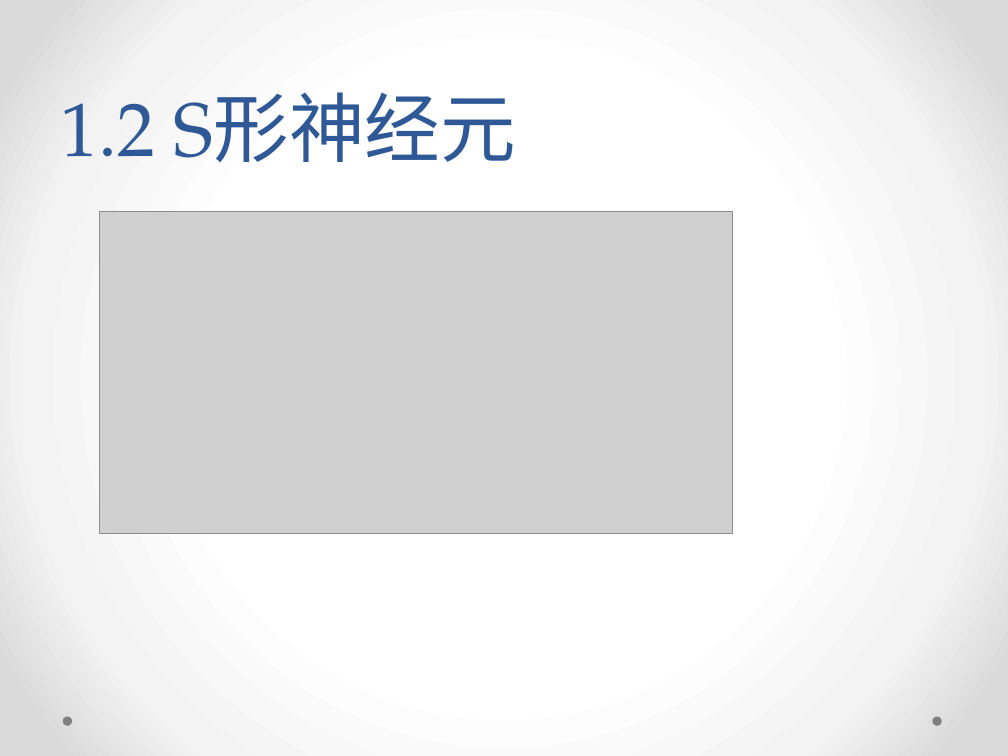
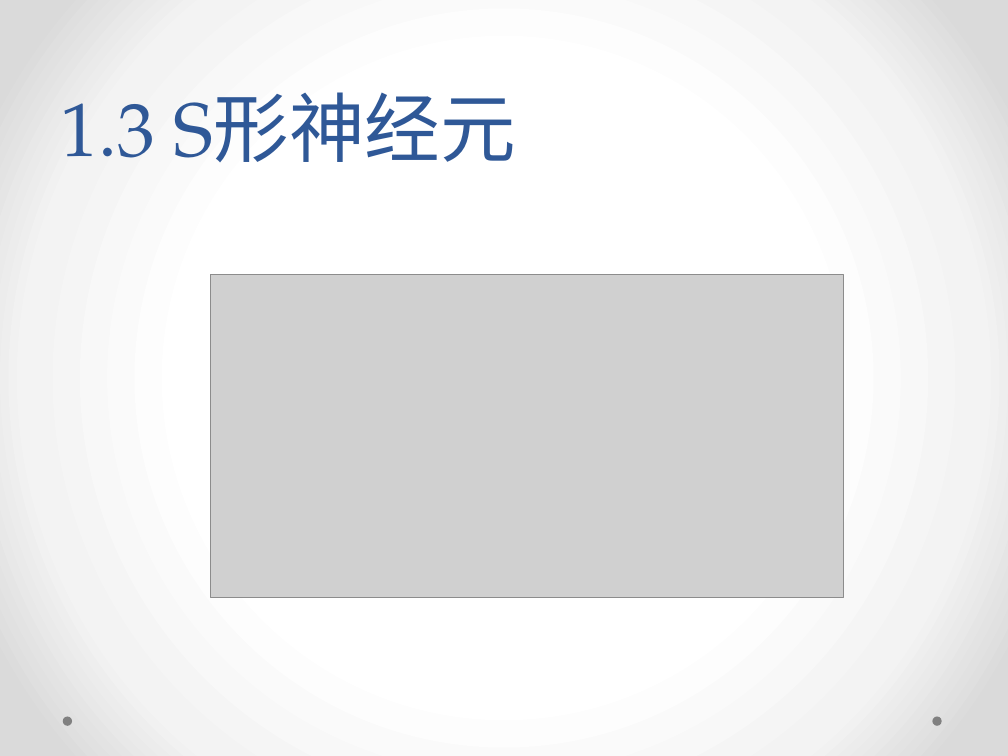
Before and after one commit to yish0000/neuralnetwork, a slide deck: slide 9 of 深度学习数学原理初探.pptx (slide 7 before the commit). Drawn at 1008x756 pixels with LibreOffice and Linux fonts; fonts in the diff are those of the drawing; grey boxes stand for pictures; background and template pictures are left out. Boxes give left, top, right and bottom in pixels: in the first picture for what was removed or moved away, otherwise in the second. Text is boxed around its words. In the diff, an @@ line names an element or a change of style, - is before the commit and + after.

```diff
--- a/深度学习数学原理初探.pptx
+++ b/深度学习数学原理初探.pptx
@@ title at (x1=60, y1=92, x2=516, y2=162): text changed @@
-1.2 S形神经元
+1.3 S形神经元
@@ picture moved from (x1=99, y1=212, x2=732, y2=534) to (x1=211, y1=275, x2=844, y2=598) @@
```
Also in this commit, not shown: 11 other slides changed, 3 slides added.
